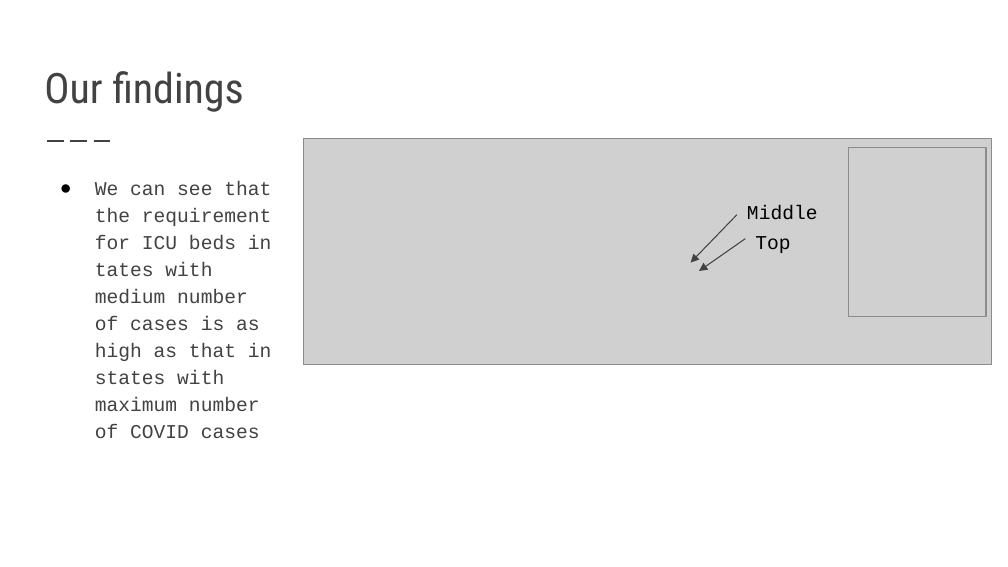
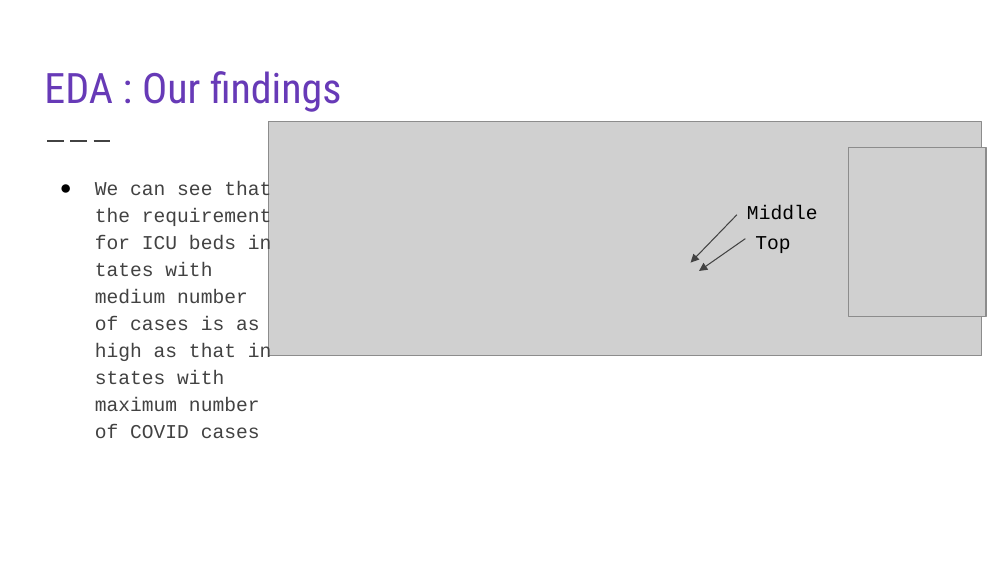
Before and after one commit to VardhiniM/COVID-19-Hackathon, a slide deck: slide 9 of Order of Phoenix.pptx. Drawn at 1008x567 pixels with LibreOffice and Linux fonts; fonts in the diff are those of the drawing; grey boxes stand for pictures. Boxes give left, top, right and bottom in pixels: in the first picture for what was removed or moved away, otherwise in the second. Text is boxed around its words. In the diff, an @@ line names an element or a change of style, - is before the commit and + after.

```diff
--- a/Order of Phoenix.pptx
+++ b/Order of Phoenix.pptx
@@ title at box(44, 71, 341, 112): text changed; text colour #424242 to #673AB7 @@
-Our findings
+EDA : Our findings
@@ picture: place and size @@
-picture at box(303, 139, 992, 365)
+picture at box(269, 122, 983, 356)
```
Also in this commit, not shown: 10 other slides changed, 1 slide added, 2 slides removed.
